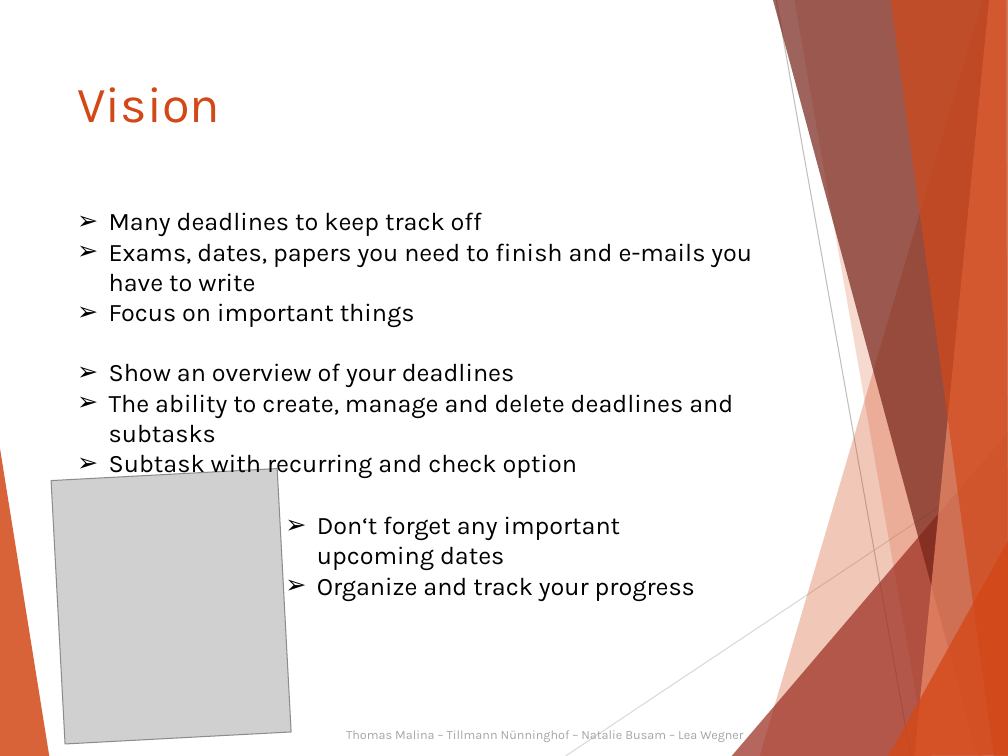
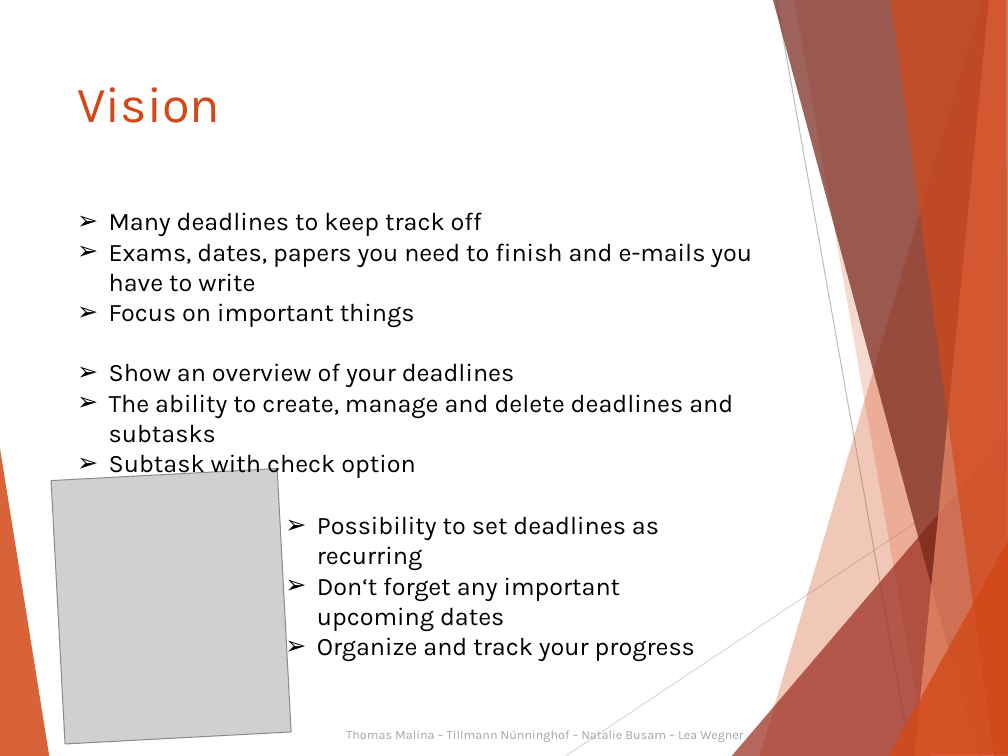
Before and after one commit to Kalkihe/Deminder, a slide deck: slide 4 of Documentation/Exam/Deminder.pptx. Drawn at 1008x756 pixels with LibreOffice and Linux fonts; fonts in the diff are those of the drawing; grey boxes stand for pictures. Boxes give left, top, right and bottom in pixels: in the first picture for what was removed or moved away, otherwise in the second. Text is boxed around its words. In the diff, an @@ line names an element or a change of style, - is before the commit and + after.

```diff
--- a/Documentation/Exam/Deminder.pptx
+++ b/Documentation/Exam/Deminder.pptx
@@ text at (109, 454, 415, 479): text changed @@
-➢ Subtask with recurring and check option
+➢ Subtask with check option
@@ text at (317, 516, 659, 571): paragraph added @@
+➢ Possibility to set deadlines as recurring
```
Also in this commit, not shown: 9 other slides changed, 1 slide removed.
